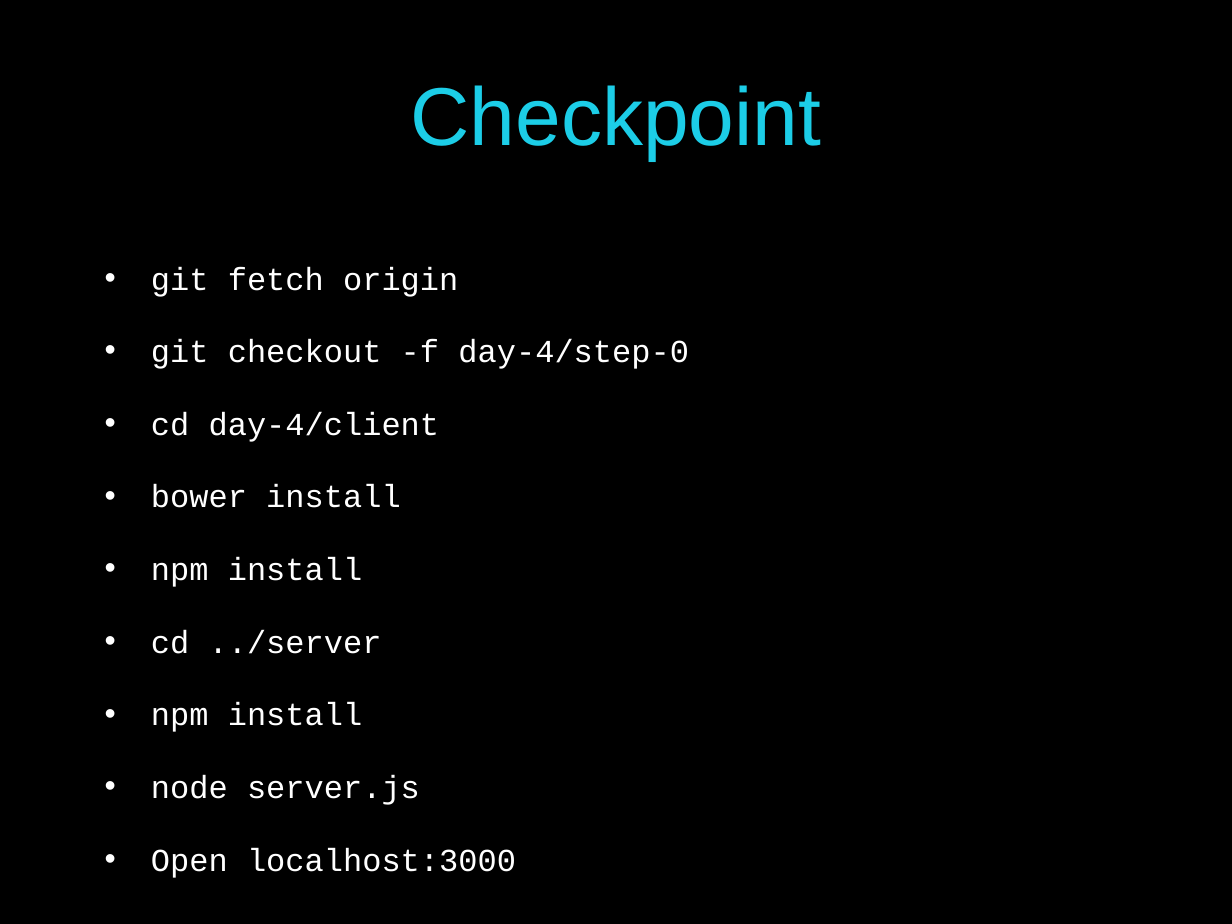
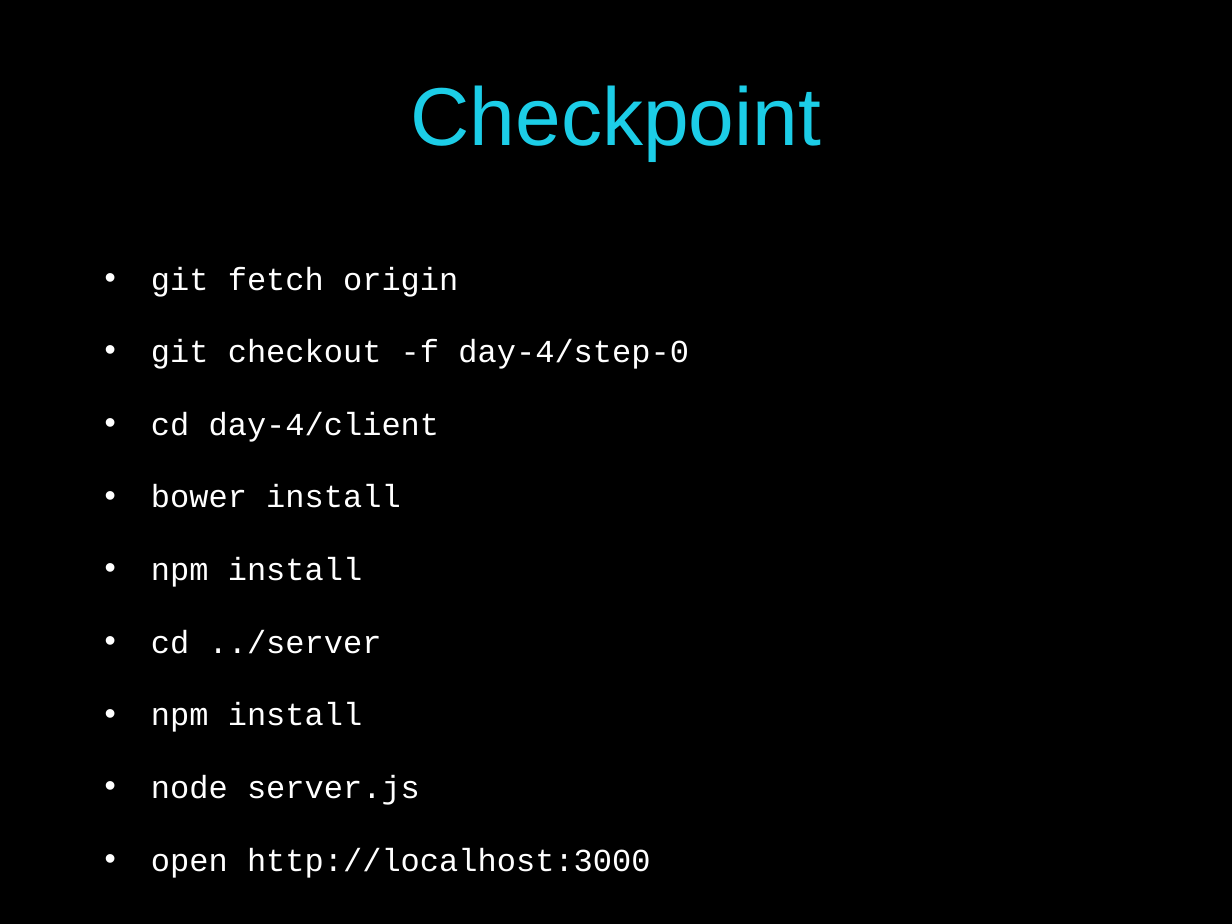
Before and after one commit to pmaccart/ng-bootcamp, a slide deck: slide 3 of slides/ng-bootcamp-day-4.pptx. Drawn at 1232x924 pixels with LibreOffice and Linux fonts; fonts in the diff are those of the drawing. Boxes give left, top, right and bottom in pixels: in the first picture for what was removed or moved away, otherwise in the second. Text is boxed around its words. In the diff, an @@ line names an element or a change of style, - is before the commit and + after.

Commit message:
typo

```diff
--- a/slides/ng-bootcamp-day-4.pptx
+++ b/slides/ng-bootcamp-day-4.pptx
@@ text at (151, 848, 651, 878): text changed @@
-• Open localhost:3000
+• open http://localhost:3000
```
Also in this commit, not shown: 2 other slides changed, 1 slide added.
